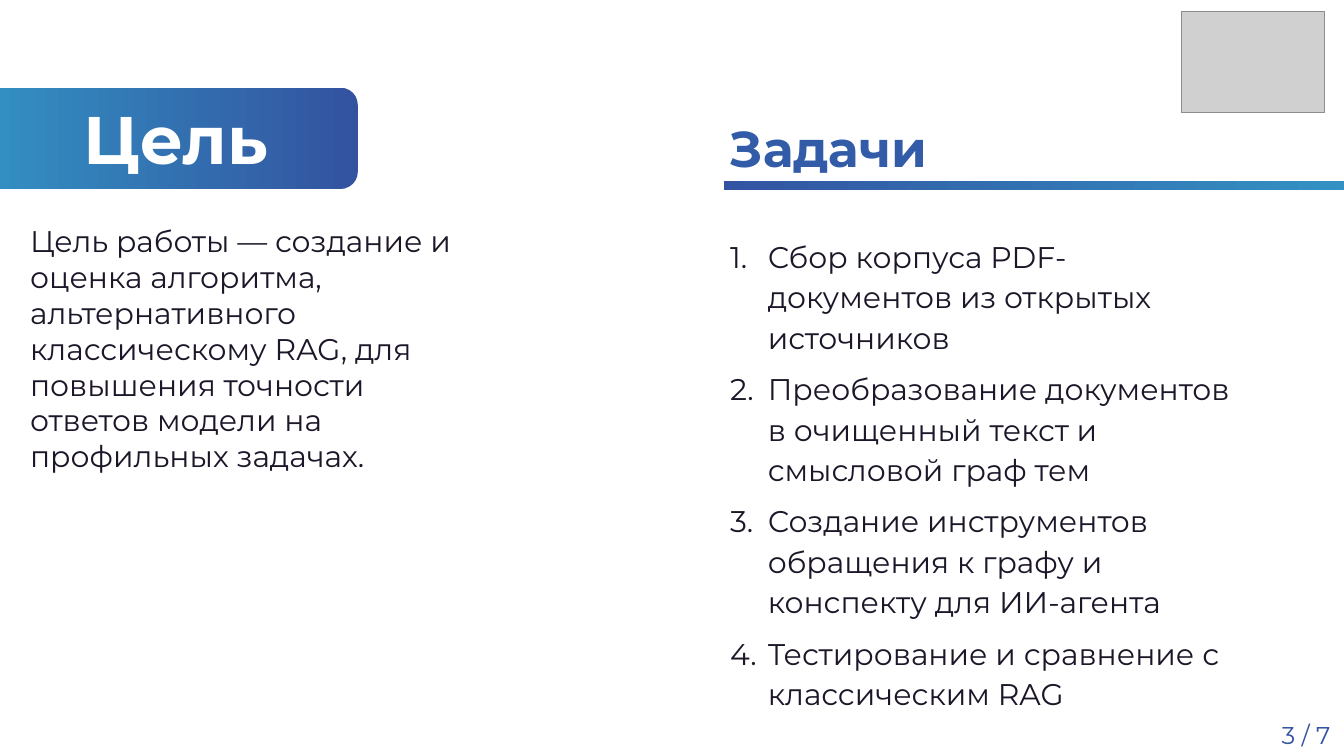
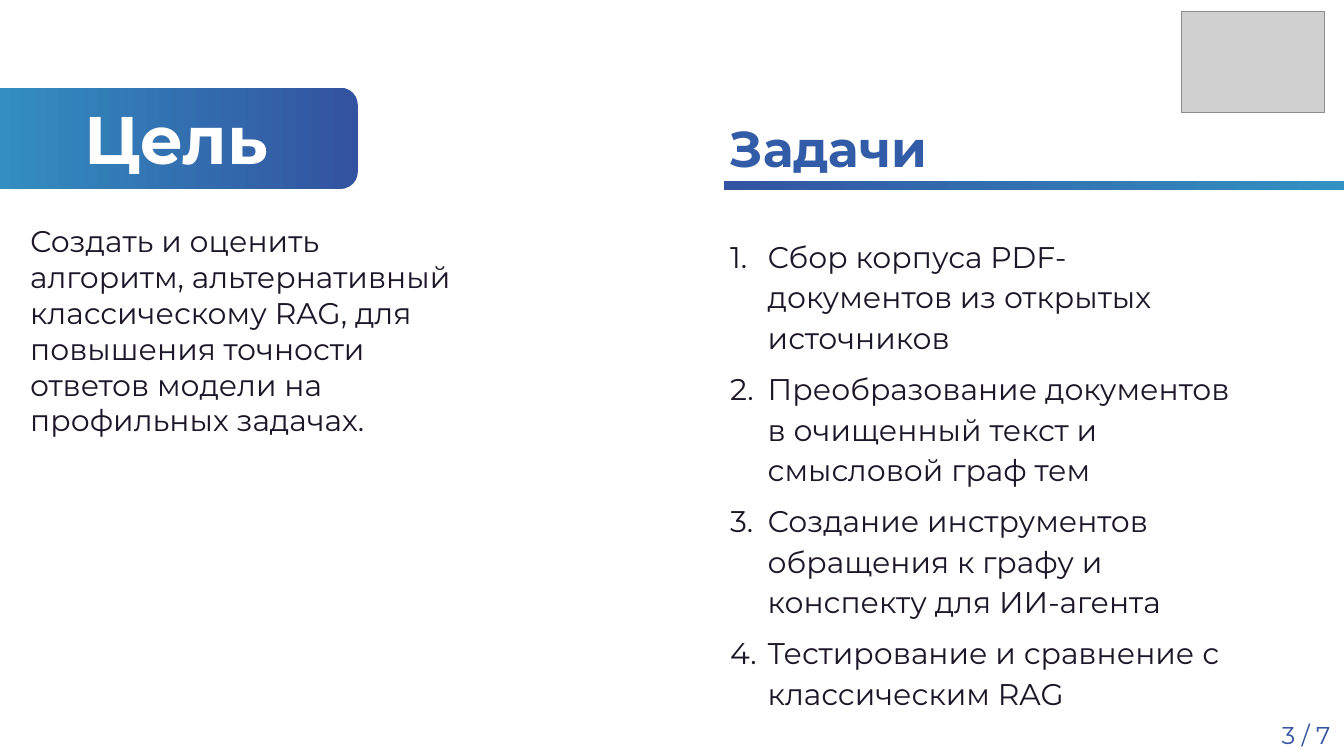
Before and after one commit to Lamenat385/IP_project, a slide deck: slide 3 of docs/Шаблон Защита идеи ПД ТП 2026.pptx. Drawn at 1344x756 pixels with LibreOffice and Linux fonts; fonts in the diff are those of the drawing; grey boxes stand for pictures; background and template pictures are left out. Boxes give left, top, right and bottom in pixels: in the first picture for what was removed or moved away, otherwise in the second. Text is boxed around its words. In the diff, an @@ line names an element or a change of style, - is before the commit and + after.

```diff
--- a/docs/Шаблон Защита идеи ПД ТП 2026.pptx
+++ b/docs/Шаблон Защита идеи ПД ТП 2026.pptx
@@ text at <box>30,231,451,437</box>: text changed @@
-Цель работы — создание и оценка алгоритма, альтернативного классическому RAG, для повышения точности ответов модели на профильных задачах.
+Создать и оценить алгоритм, альтернативный классическому RAG, для повышения точности ответов модели на профильных задачах.
```
Also in this commit, not shown: 5 other slides changed, 1 other file.
